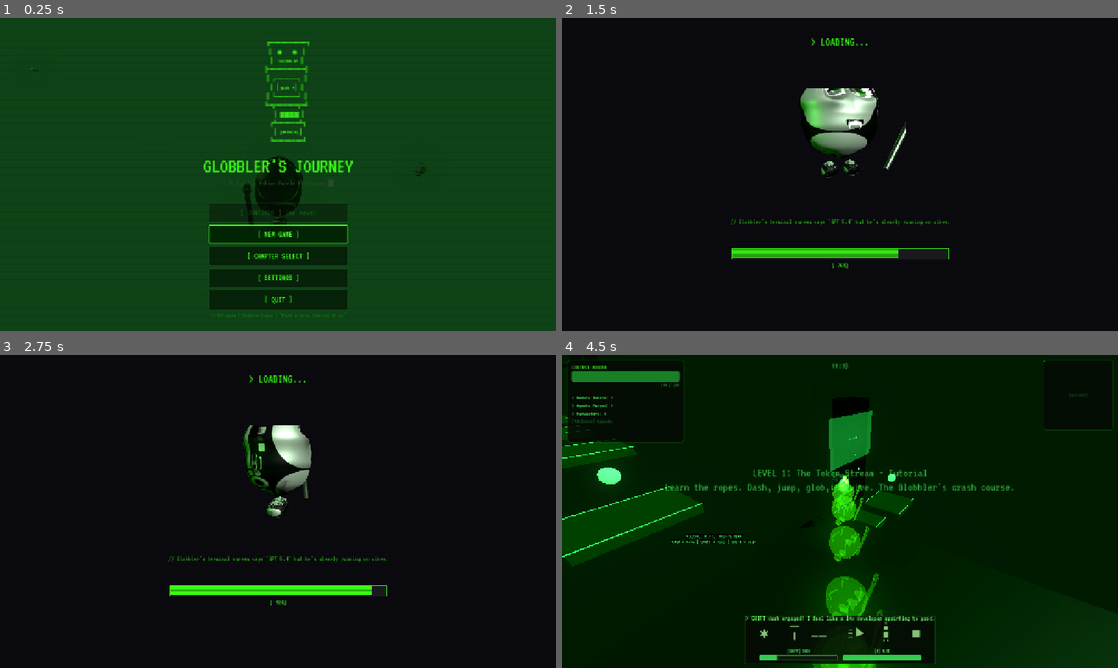
Above: before the commit, frames 1-4 (two rows, left to right).
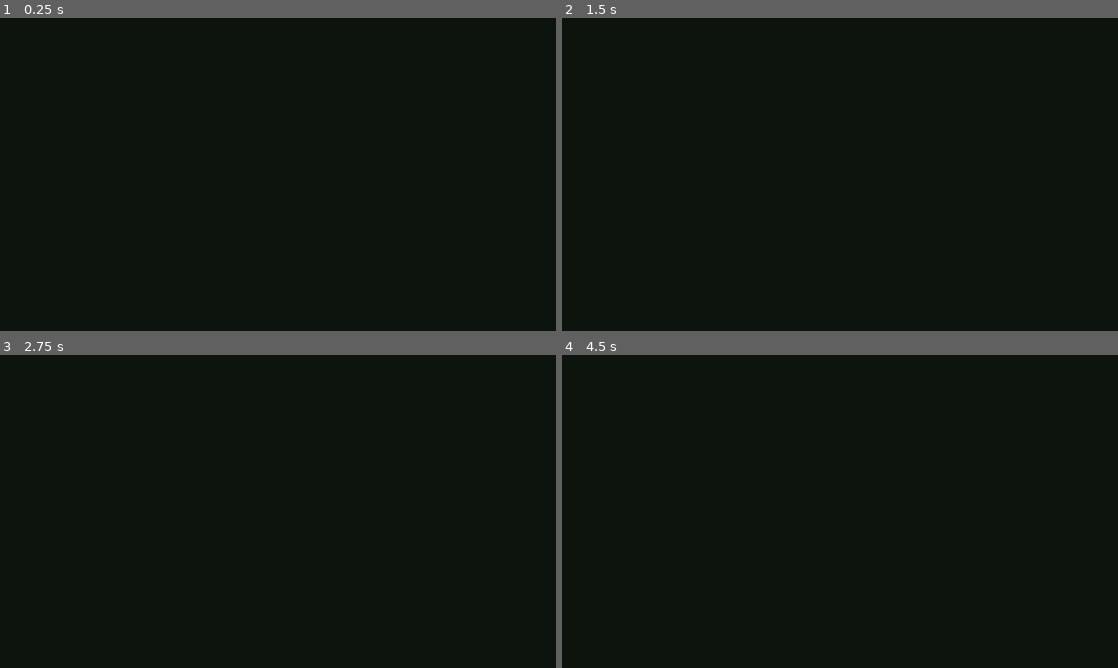
Above: after the commit, the same moments.

Repository: hwashburn1011/globblers-journey
Game: Godot game, scene res://scenes/main/main_menu.tscn
The game is run twice, just before and just after one commit, with the same random seed, the same clock (stepped at 60 frames per second) and the same inputs.
Inputs (mouse positions are in pixels of both pictures, inside the frame that each line leads up to):
- Up to frame 1 (0.25 s): no input
- Up to frame 2 (1.5 s): click (840, 233) at 0.5 s, where only the run before the commit has a clickable "[ NEW GAME ]"; tap Enter (menu_confirm) at 1.25 s; move the mouse to (962, 158) at 1.27 s; hold Right (hack_right) from 1.28 s (still down); hold V (agent_cycle) from 1.28 s (still down); click (962, 158) at 1.42 s
- Up to frame 3 (2.75 s): release Right (hack_right) at 2 s; release V (agent_cycle) at 2 s; drag from (166, 527) to (250, 574) at 2.02 s
- Up to frame 4 (4.5 s): move the mouse to (895, 442) at 2.77 s; hold Right (hack_right) 2.78-3.5 s; hold Mouse wheel up (camera_zoom_in) 2.78-3.5 s; click (895, 442) at 2.92 s; drag from (812, 574) to (673, 464) at 3.52 s; move the mouse to (878, 514) at 4.27 s; hold Up (hack_up) from 4.28 s (still down); hold Shift (dash) from 4.28 s (still down); click (878, 514) at 4.42 s

The runs differ from the first frame. In frame 1, 92% of the frame differs, in the area x 0-100%, y 0-100%; in frame 2, 3.6%; in frame 3, 2.9%; in frame 4, 14%.
Error after the commit: Parse Error: Function "_create_check_row()" not found in base self. (res://scenes/main/main_menu.gd:603)

Commit message:
feat: Task 10.4 — Add invert-Y toggle to settings menu
Add invert_mouse_y bool to GameManager, persisted to settings.cfg.
Settings menu gets "Invert Y-Axis" checkbox under CONTROLS section.
Both mouse look and right-stick look in globbler.gd flip vertical
pitch when enabled.

Co-Authored-By: Claude Opus 4.6 (1M context) <noreply@anthropic.com>

Diff:
--- a/scenes/main/main_menu.gd
+++ b/scenes/main/main_menu.gd
@@ -40,6 +40,7 @@
 var _reduce_motion_check: CheckBox
 var _dialogue_speed_slider: HSlider
 var _mouse_sens_slider: HSlider
+var _invert_y_check: CheckBox
 
 # ASCII Globbler — because 3D models in menus are for people with budgets
 const GLOBBLER_ASCII := """
@@ -598,6 +599,13 @@
 	sens_row.add_child(_mouse_sens_slider)
 	vbox.add_child(sens_row)
 
+	# Invert Y-Axis checkbox — for the flight-sim weirdos
+	var invert_y_row = _create_check_row("Invert Y-Axis")
+	_invert_y_check = invert_y_row.get_meta("checkbox") as CheckBox
+	_invert_y_check.button_pressed = gm.invert_mouse_y if gm else false
+	_invert_y_check.toggled.connect(_on_invert_y_toggled)
+	vbox.add_child(invert_y_row)
+
 	var controls_label = Label.new()
 	controls_label.text = "WASD/LStick: Move  |  SPACE/A: Jump  |  SHIFT/B: Dash\nE-LClick/RT: Glob  |  R-RClick/LT: Aim  |  F/RB: Wrench\nT/Y: Hack  |  Q/LB: Cycle Glob  |  TAB/Select: Upgrades\nG/D-Up: Agent  |  V/D-Down: Cycle Task  |  RStick: Camera"
 	controls_label.horizontal_alignment = HORIZONTAL_ALIGNMENT_CENTER
@@ -968,6 +976,13 @@
 	var gm = get_node_or_null("/root/GameManager")
 	if gm:
 		gm.mouse_sensitivity = value
+		gm.save_settings()
+
+
+func _on_invert_y_toggled(toggled_on: bool) -> void:
+	var gm = get_node_or_null("/root/GameManager")
+	if gm:
+		gm.invert_mouse_y = toggled_on
 		gm.save_settings()
 
 
--- a/scenes/player/globbler.gd
+++ b/scenes/player/globbler.gd
@@ -580,11 +580,14 @@
 	if event is InputEventMouseMotion and mouse_captured:
 		var motion = event as InputEventMouseMotion
 		var gm_sens = 1.0
+		var invert_y = false
 		var gm_node = get_node_or_null("/root/GameManager")
 		if gm_node:
 			gm_sens = gm_node.mouse_sensitivity
+			invert_y = gm_node.invert_mouse_y
+		var y_mult = 1.0 if not invert_y else -1.0
 		camera_yaw -= motion.relative.x * MOUSE_SENSITIVITY * gm_sens
-		camera_pitch -= motion.relative.y * MOUSE_SENSITIVITY * gm_sens
+		camera_pitch -= motion.relative.y * MOUSE_SENSITIVITY * gm_sens * y_mult
 		camera_pitch = clamp(camera_pitch, -1.2, 0.3)
 
 	# Camera zoom via input actions (scroll wheel + D-pad left/right on controller)
@@ -819,8 +822,10 @@
 	var stick_x = Input.get_axis("look_left", "look_right")
 	var stick_y = Input.get_axis("look_up", "look_down")
 	if abs(stick_x) > 0.01 or abs(stick_y) > 0.01:
+		var gm_invert = get_node_or_null("/root/GameManager")
+		var stick_y_mult = 1.0 if not (gm_invert and gm_invert.invert_mouse_y) else -1.0
 		camera_yaw -= stick_x * STICK_LOOK_SENSITIVITY * delta
-		camera_pitch -= stick_y * STICK_LOOK_SENSITIVITY * delta
+		camera_pitch -= stick_y * STICK_LOOK_SENSITIVITY * delta * stick_y_mult
 		camera_pitch = clamp(camera_pitch, -1.2, 0.3)
 
 	# Camera focuses on chest height — close enough to see our angry eyes, far enough to see the boots
--- a/scripts/game_manager.gd
+++ b/scripts/game_manager.gd
@@ -25,6 +25,8 @@
 
 # Mouse sensitivity — 1.0 is default, 0.1 for snipers, 3.0 for twitchy chaos gremlins
 var mouse_sensitivity := 1.0
+# Invert Y-axis — for the flight-sim pilots among us who think "up" means "nose down"
+var invert_mouse_y := false
 
 # Dialogue speed — seconds per character. 0.005 (impatient speedrunner) to 0.08 (savoring the sarcasm)
 var dialogue_char_delay := 0.03
@@ -534,6 +536,7 @@
 	cfg.set_value("display", "fullscreen", display_fullscreen)
 	cfg.set_value("display", "resolution_index", display_resolution_index)
 	cfg.set_value("controls", "mouse_sensitivity", mouse_sensitivity)
+	cfg.set_value("controls", "invert_mouse_y", invert_mouse_y)
 	# Audio volumes live on AudioManager, but we persist them here — one cfg to rule them all
 	var audio = get_node_or_null("/root/AudioManager")
 	if audio:
@@ -558,6 +561,7 @@
 	display_fullscreen = cfg.get_value("display", "fullscreen", false)
 	display_resolution_index = cfg.get_value("display", "resolution_index", 1)
 	mouse_sensitivity = cfg.get_value("controls", "mouse_sensitivity", 1.0)
+	invert_mouse_y = cfg.get_value("controls", "invert_mouse_y", false)
 	# Apply display mode — restore whatever the player chose last session
 	if display_fullscreen:
 		DisplayServer.window_set_mode(DisplayServer.WINDOW_MODE_FULLSCREEN)
Not shown, changed: TASKS.md
